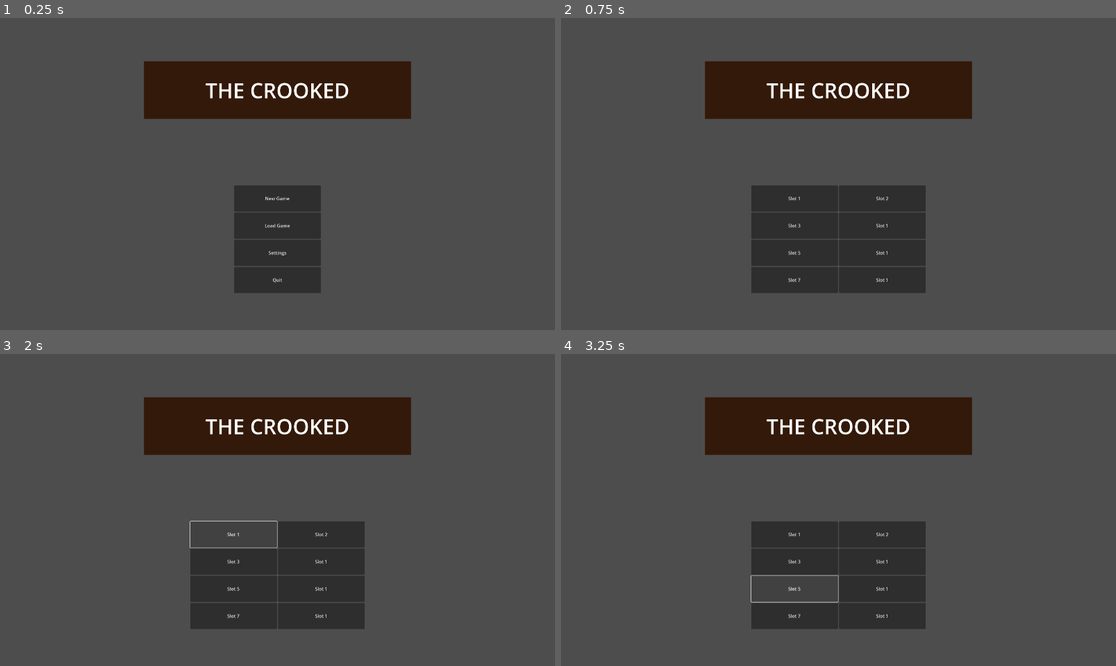
Above: before the commit, frames 1-4 (two rows, left to right).
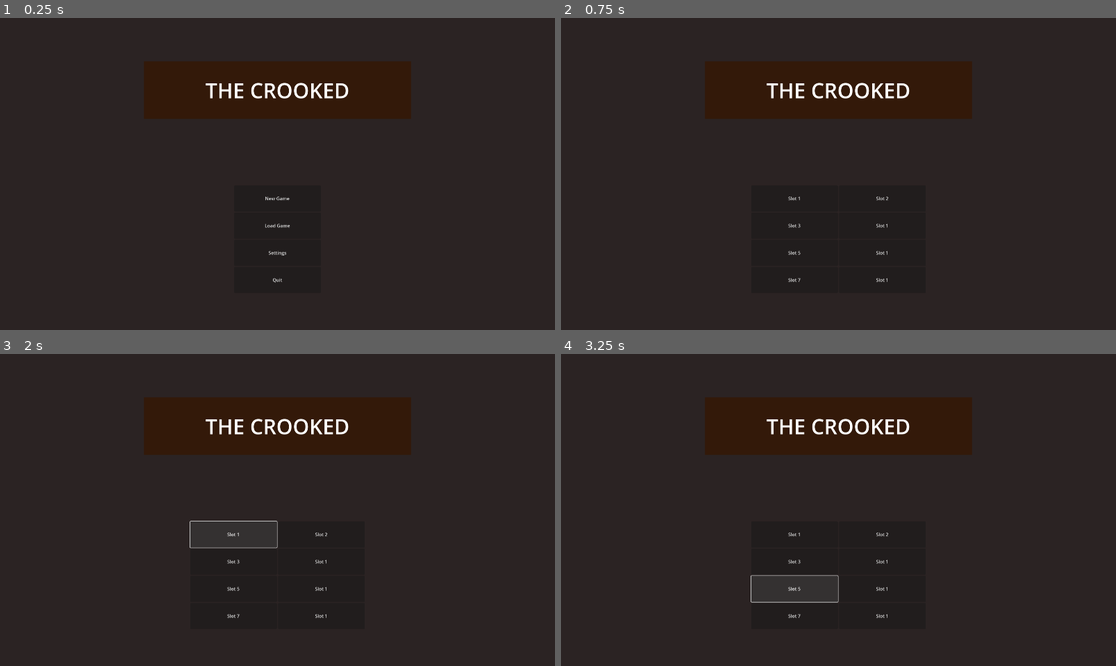
Above: after the commit, the same moments.

Repository: CookiesNKohii/p_TC
Game: Godot game, scene res://CoreScenes/0.0. mainMenu.tscn
The game is run twice, just before and just after one commit, with the same random seed, the same clock (stepped at 60 frames per second) and the same inputs.
Inputs:
- Up to frame 1 (0.25 s): no input
- Up to frame 2 (0.75 s): click "New Game" at 0.5 s
- Up to frame 3 (2 s): click "Slot 1" at 1.25 s
- Up to frame 4 (3.25 s): click "Slot 3" at 2 s; click "Slot 5" at 2.75 s

The runs differ from the first frame. In frame 1, 86% of the frame differs, in the area x 0-100%, y 0-100%; in frame 2, 81%; in frame 3, 81%; in frame 4, 80%.

Commit message:
Reassurance commit

Diff:
--- a/GodotFiles/CoreScenes/0.0.  mainMenu.tscn
+++ b/GodotFiles/CoreScenes/0.0.  mainMenu.tscn
@@ -10,6 +10,15 @@
 grow_horizontal = 2
 grow_vertical = 2
 script = ExtResource("1_e70oj")
+
+[node name="ColorRect" type="ColorRect" parent="."]
+layout_mode = 1
+anchors_preset = 15
+anchor_right = 1.0
+anchor_bottom = 1.0
+grow_horizontal = 2
+grow_vertical = 2
+color = Color(0.17, 0.1394, 0.1394, 1)
 
 [node name="MainMenuContainer" type="MarginContainer" parent="."]
 layout_mode = 1
